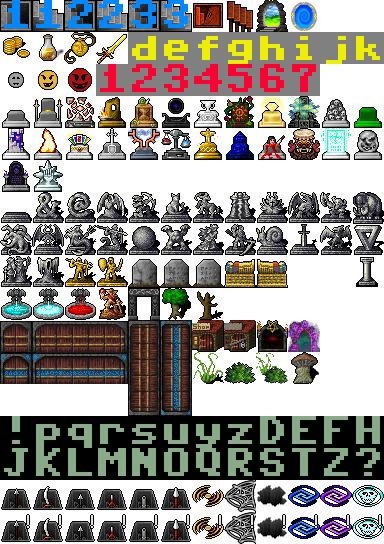
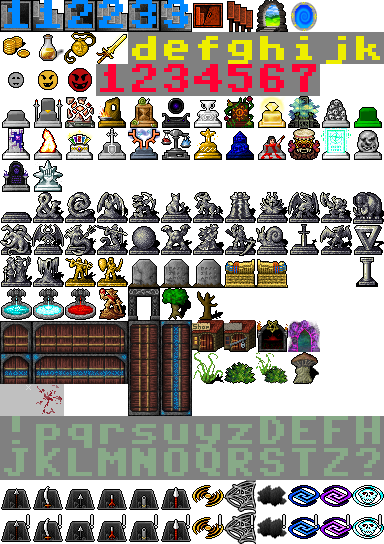
Layer changes from the first w=384, h=544 image to the second:
painted on "Pasted Layer" over [0,384,384,481]
